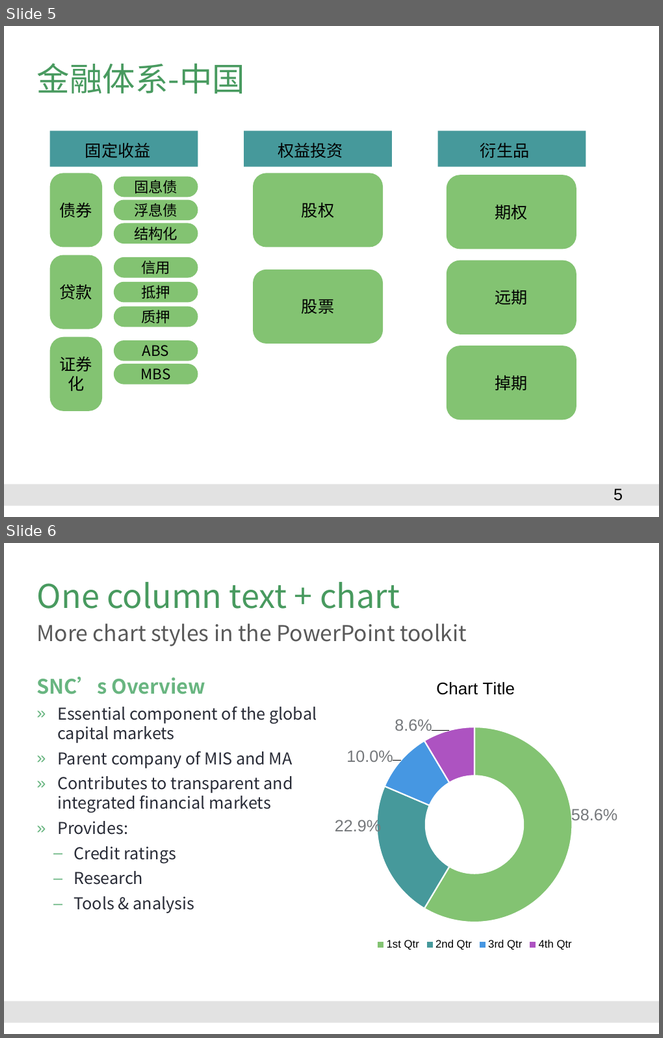
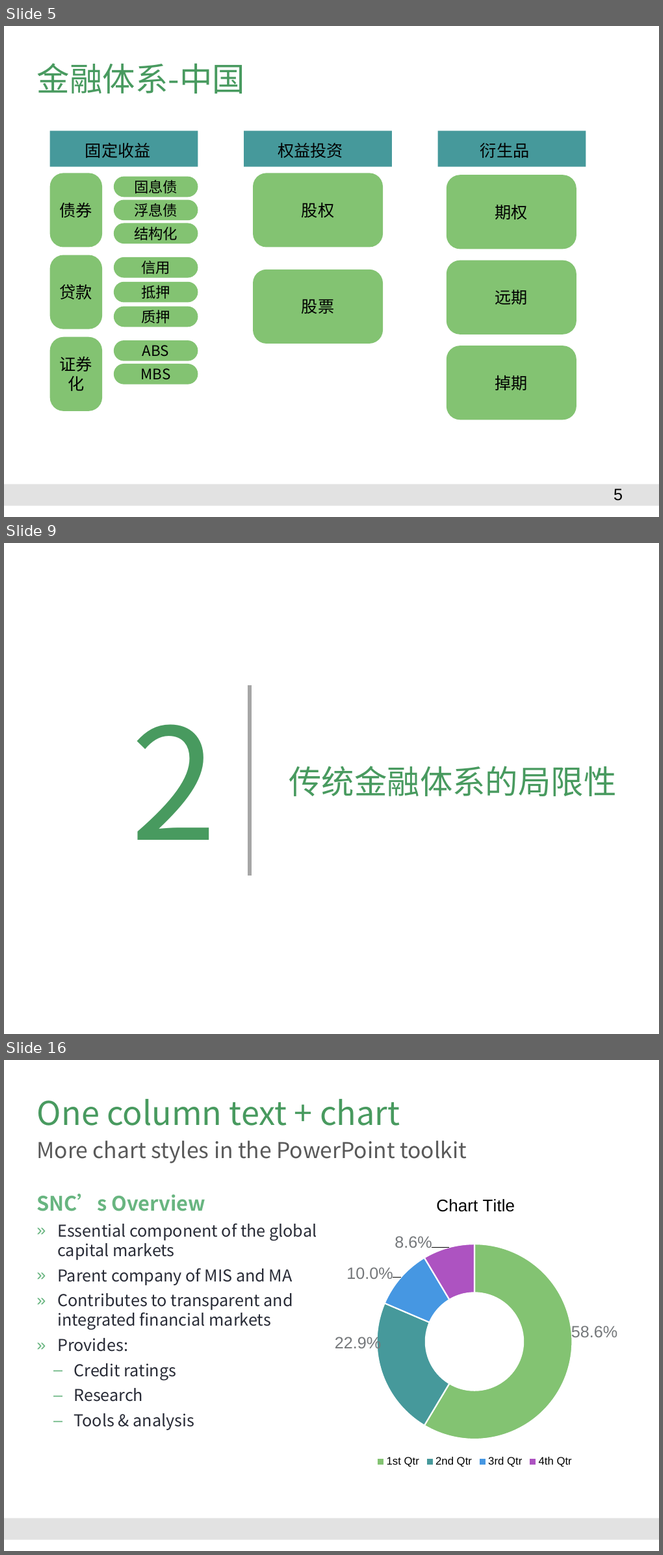
Before and after one commit to Catfeeds/DOC, a slide deck: 阿曼/proposal for Oman.pptx. Shown one above the other, each under a label of ours: slides 5 and 6 before the commit, slides 5, 9 and 16 after it; the slides between them are not shown. The pictures are 663x1038 and 663x1555 pixels, drawn with LibreOffice and Linux fonts; fonts in the diff are those of the drawing; background and template pictures are left out. Boxes give left, top, right and bottom in pixels: in the first picture for what was removed or moved away, otherwise in the second. Text is boxed around its words. In the diff, an @@ line names an element or a change of style, - is before the commit and + after.

```diff
--- a/阿曼/proposal for Oman.pptx
+++ b/阿曼/proposal for Oman.pptx
@@ slide 9 added at [4,543,659,1034], background #FFFFFF @@
@@ line added from (250, 685) to (250, 876), #A6A6A6 4.25 pt @@
@@ title added at [131,724,217,840], 170 pt, text #489A5F @@
+2
@@ text added at [289,766,616,797], 36 pt, text #489A5F @@
+传统金融体系的局限性
@@ what was slide 6 is now slide 16 @@
```
Also in this commit, not shown: 3 slides changed, 8 other slides added, 4 other files.
